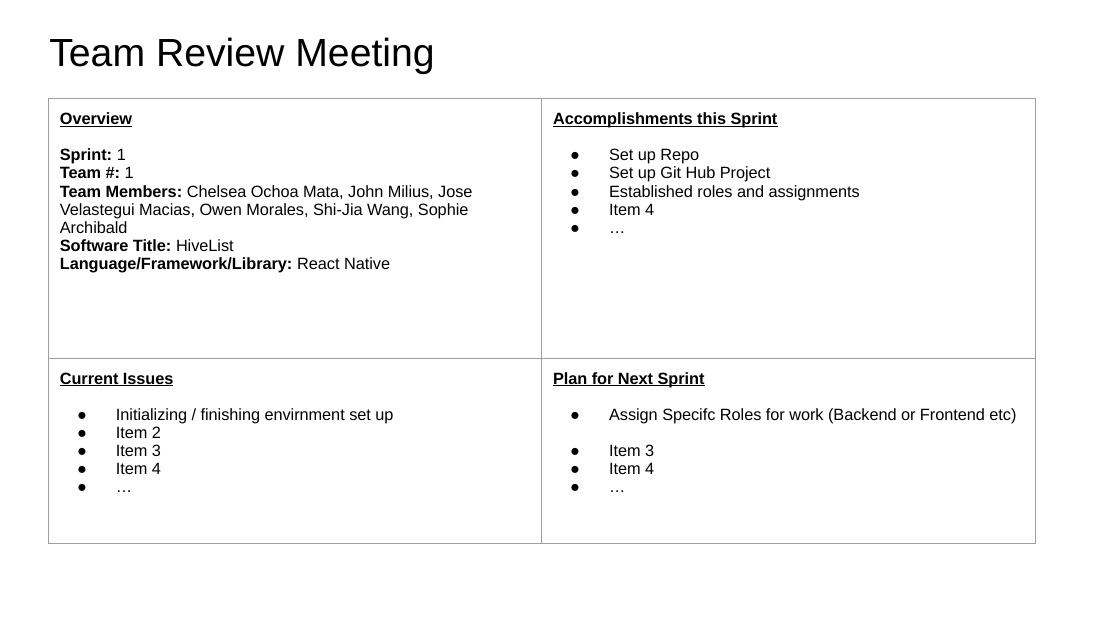
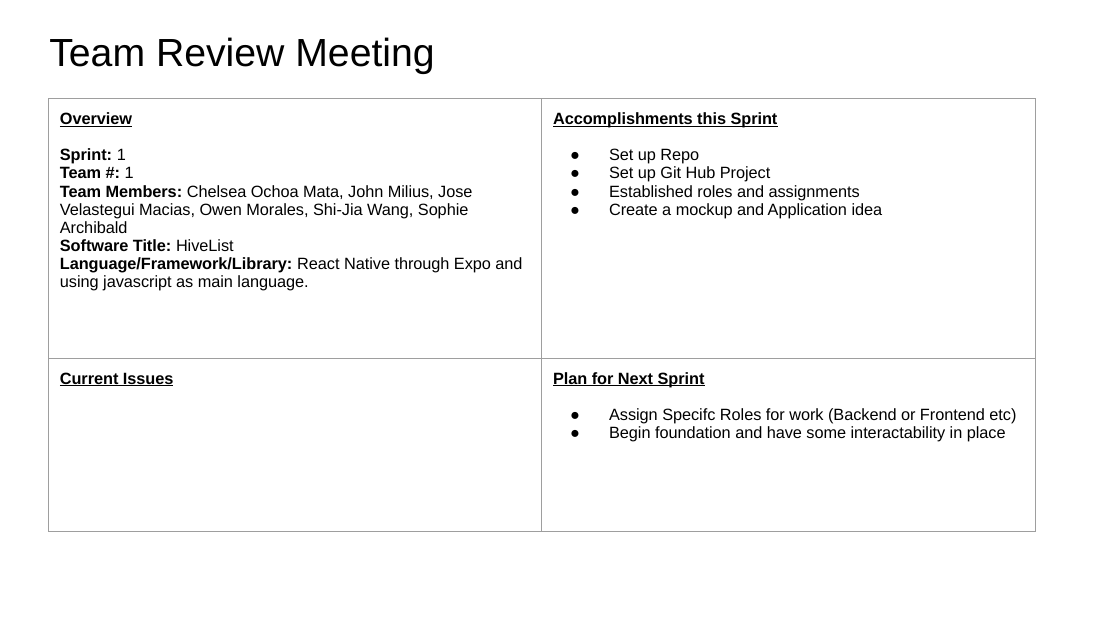
Before and after one commit to omora14/roomiesChore, a slide deck: slide 1 of Sprint Presentations/team_review_Sprint_1.pptx. Drawn at 1120x630 pixels with LibreOffice and Linux fonts; fonts in the diff are those of the drawing. Boxes give left, top, right and bottom in pixels: in the first picture for what was removed or moved away, otherwise in the second. Text is boxed around its words. In the diff, an @@ line names an element or a change of style, - is before the commit and + after.

Commit message:
Presentation / plan

```diff
--- a/Sprint Presentations/team_review_Sprint_1.pptx
+++ b/Sprint Presentations/team_review_Sprint_1.pptx
@@ table at [49, 99, 1035, 531] @@
-row 1, column 1: Overview / Sprint: 1 / Team #: 1 / Team Members: Chelsea Ochoa Mata, John Milius, Jose Velastegui Macias, Owen Morales, Shi-Jia Wang, Sophie Archibald / Software Title: HiveList / Language/Framework/Library: React Native
+row 1, column 1: Overview / Sprint: 1 / Team #: 1 / Team Members: Chelsea Ochoa Mata, John Milius, Jose Velastegui Macias, Owen Morales, Shi-Jia Wang, Sophie Archibald / Software Title: HiveList / Language/Framework/Library: React Native through Expo and using javascript as main language.
-row 1, column 2: Accomplishments this Sprint / Set up Repo / Set up Git Hub Project / Established roles and assignments / Item 4 / …
+row 1, column 2: Accomplishments this Sprint / Set up Repo / Set up Git Hub Project / Established roles and assignments / Create a mockup and Application idea
-row 2, column 1: Current Issues / Initializing / finishing envirnment set up / Item 2 / Item 3 / Item 4 / …
+row 2, column 1: Current Issues
-row 2, column 2: Plan for Next Sprint / Assign Specifc Roles for work (Backend or Frontend etc) / Item 3 / Item 4 / …
+row 2, column 2: Plan for Next Sprint / Assign Specifc Roles for work (Backend or Frontend etc) / Begin foundation and have some interactability in place
```
Also in this commit, not shown: 1 slide added, 1 slide removed, 2 other files.
